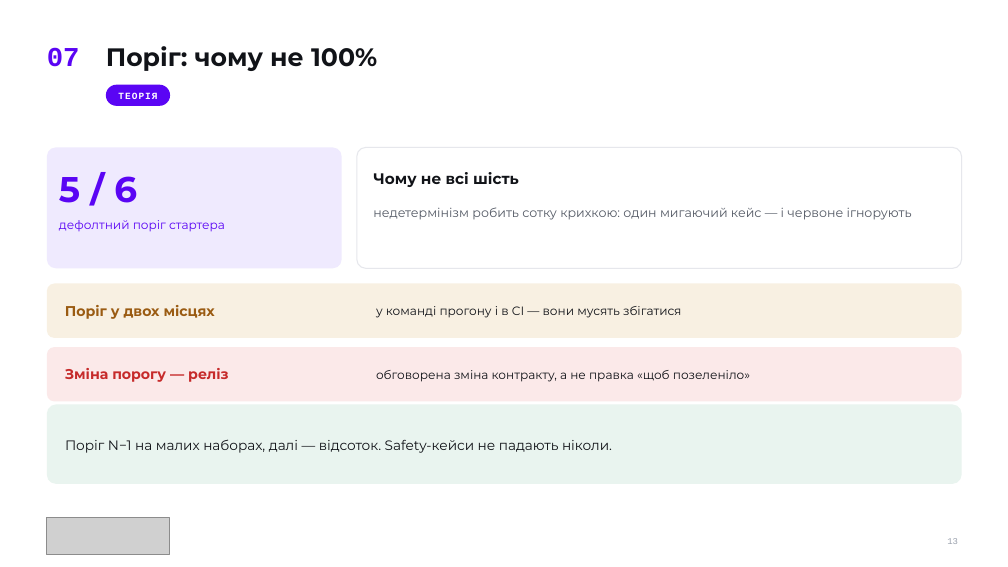
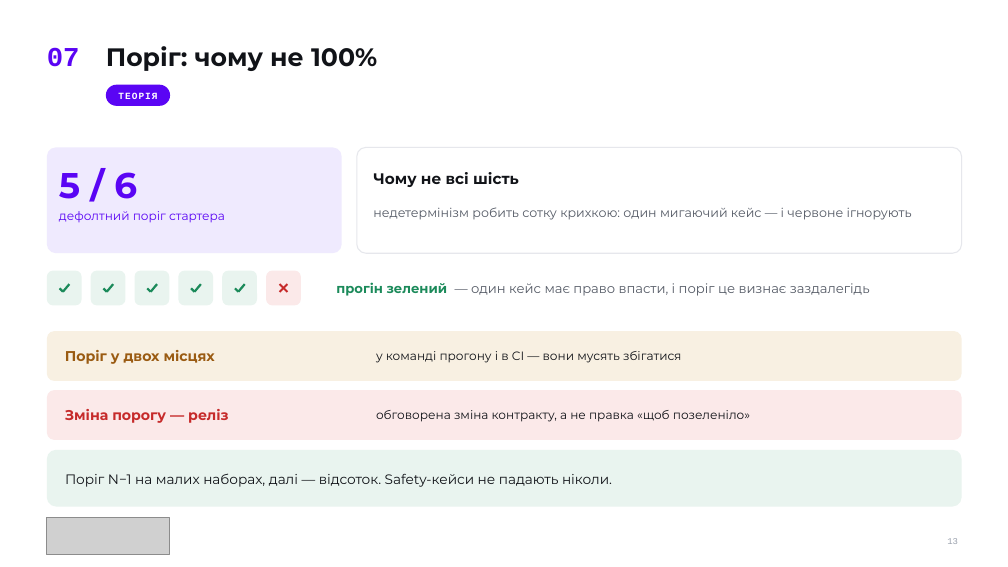
Before and after one commit to TarasFedorenkoFTV/llmops-bootcamp, a slide deck: slide 13 of docs/decks/L10.pptx. Drawn at 1008x567 pixels with LibreOffice and Linux fonts; fonts in the diff are those of the drawing; grey boxes stand for pictures. Boxes give left, top, right and bottom in pixels: in the first picture for what was removed or moved away, otherwise in the second. Text is boxed around its words. In the diff, an @@ line names an element or a change of style, - is before the commit and + after.

```diff
--- a/docs/decks/L10.pptx
+++ b/docs/decks/L10.pptx
@@ rounded rectangle: place and size @@
-rounded rectangle at [47, 147, 342, 268]
+rounded rectangle at [47, 147, 342, 253]
@@ rounded rectangle: place and size @@
-rounded rectangle at [357, 147, 962, 268]
+rounded rectangle at [357, 147, 962, 253]
@@ text "5 / 6": place and size @@
-text "5 / 6" at [59, 176, 137, 203]
+text "5 / 6" at [59, 172, 137, 199]
@@ text "дефолтний поріг стартера": place and size @@
-text "дефолтний поріг стартера" at [59, 220, 225, 232]
+text "дефолтний поріг стартера" at [59, 211, 225, 223]
@@ rounded rectangle added at [47, 271, 82, 306], fill #E9F4EF @@
@@ rectangle added at [59, 288, 64, 292], fill #1B8A5A @@
@@ rectangle added at [62, 283, 70, 292], fill #1B8A5A @@
@@ rounded rectangle added at [91, 271, 126, 306], fill #E9F4EF @@
@@ rectangle added at [103, 288, 108, 292], fill #1B8A5A @@
@@ rectangle added at [106, 283, 114, 292], fill #1B8A5A @@
@@ rounded rectangle added at [135, 271, 169, 306], fill #E9F4EF @@
@@ rectangle added at [147, 288, 151, 292], fill #1B8A5A @@
@@ rectangle added at [150, 283, 158, 292], fill #1B8A5A @@
@@ rounded rectangle added at [178, 271, 213, 306], fill #E9F4EF @@
@@ rectangle added at [190, 288, 195, 292], fill #1B8A5A @@
@@ rectangle added at [194, 283, 202, 292], fill #1B8A5A @@
@@ rounded rectangle added at [222, 271, 257, 306], fill #E9F4EF @@
@@ rectangle added at [234, 288, 239, 292], fill #1B8A5A @@
@@ rectangle added at [238, 283, 246, 292], fill #1B8A5A @@
@@ rounded rectangle added at [266, 271, 301, 306], fill #FBE9E9 @@
@@ rectangle added at [279, 284, 289, 293], fill #C62A2A @@
@@ rectangle added at [279, 284, 289, 293], fill #C62A2A @@
@@ text added at [336, 282, 870, 296], 12.5 pt, text #555B66 @@
+прогін зелений — один кейс має право впасти, і поріг це визнає заздалегідь
@@ proportions changed in 5 elements at [357, 147, 962, 253], [47, 147, 342, 253], [47, 450, 962, 507], [47, 390, 962, 440], [47, 331, 962, 381] @@
@@ rounded rectangle: place and size @@
-rounded rectangle at [47, 284, 962, 338]
+rounded rectangle at [47, 331, 962, 381]
@@ text "Поріг у двох місцях": place and size @@
-text "Поріг у двох місцях" at [65, 305, 215, 319]
+text "Поріг у двох місцях" at [65, 350, 215, 364]
@@ text "у команді прогону і в ...": place and size @@
-text "у команді прогону і в ..." at [376, 306, 681, 318]
+text "у команді прогону і в ..." at [376, 351, 681, 363]
@@ rounded rectangle: place and size @@
-rounded rectangle at [47, 347, 962, 402]
+rounded rectangle at [47, 390, 962, 440]
@@ text "Зміна порогу — реліз": place and size @@
-text "Зміна порогу — реліз" at [65, 368, 228, 382]
+text "Зміна порогу — реліз" at [65, 409, 228, 423]
@@ text "обговорена зміна контракту, а не ...": place and size @@
-text "обговорена зміна контракту, а не ..." at [376, 370, 750, 382]
+text "обговорена зміна контракту, а не ..." at [376, 410, 750, 422]
@@ rounded rectangle: place and size @@
-rounded rectangle at [47, 405, 962, 484]
+rounded rectangle at [47, 450, 962, 507]
@@ text "Поріг N−1 на малих наборах, ...": place and size @@
-text "Поріг N−1 на малих наборах, ..." at [65, 439, 612, 453]
+text "Поріг N−1 на малих наборах, ..." at [65, 473, 612, 487]
```
Also in this commit, not shown: 7 other files.
